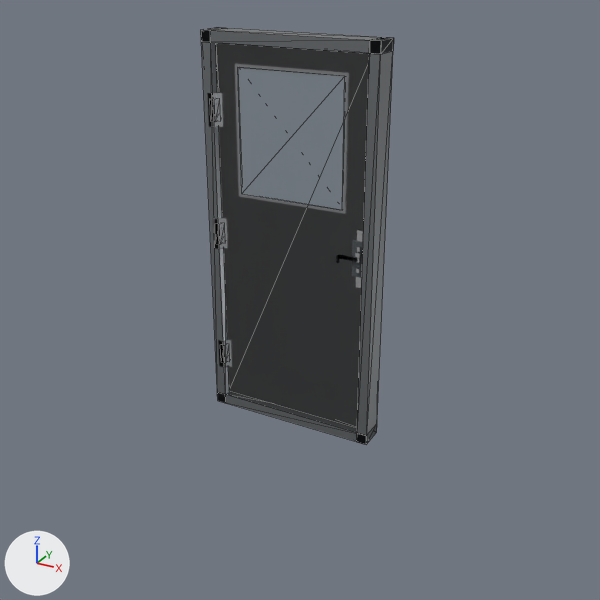
One commit to the glTF model scripts/steel_door.glb: the scene before it, then after it.
Before and after are seen from a 50 mm camera at (2.12, -3.79, 2.61) aimed at (0.09, -0.09, 0.76). The lights are fixed; the arrows at lower left show +X, +Y and +Z. The older version comes first. Mesh edges are drawn as thin lines on the coarser meshes. Where no turn or scale is listed for an object, it has been applied to the vertices. Vertices at exactly the same position are counted once.

The scene before the commit, as lines of its bpy script (objects in view):
```python
mat_steel_black = principled_material('Steel_Black')
mat_steel_black.base_color = (0.028, 0.028, 0.03)  # dark grey #2f2f30
mat_steel_black.metallic = 0.8
mat_steel_black.roughness = 0.32
me_door_frame = bpy.data.meshes.new('Door_Frame')
me_door_frame.from_pydata(...)  # 24 vertices, 48 faces; spans x -0.51..0.51, y -0.08..0.08, z -0.06..2.16
me_door_frame.materials.append(mat_steel_frame)  # grey #93979a
me_door_leaf_black = bpy.data.meshes.new('Door_Leaf_Black')
me_door_leaf_black.from_pydata(...)  # a box spanning x -0.45..0.45, y -0.03..0.05, z 0.01..2.09
me_door_leaf_black.materials.append(mat_steel_black)  # dark grey #2f2f30
me_glass_panel = bpy.data.meshes.new('Glass_Panel')
me_glass_panel.from_pydata(...)  # a box spanning x -0.31..0.31, y -0.041..-0.029, z 1.3..1.98
me_glass_panel.materials.append(mat_glass_clear)  # pale blue #d7e7f6
ob_door_frame = bpy.data.objects.new('Door_Frame', me_door_frame)
ob_door_frame.location = (0.0, 0.0, 0.0)
ob_door_leaf_black = bpy.data.objects.new('Door_Leaf_Black', me_door_leaf_black)
ob_door_leaf_black.location = (0.0, 0.0, 0.0)
ob_glass_panel = bpy.data.objects.new('Glass_Panel', me_glass_panel)
ob_glass_panel.location = (0.0, 0.0, 0.0)
# also in view: 'Glass_Frame' at (0.0, -0.03, 1.64)
```
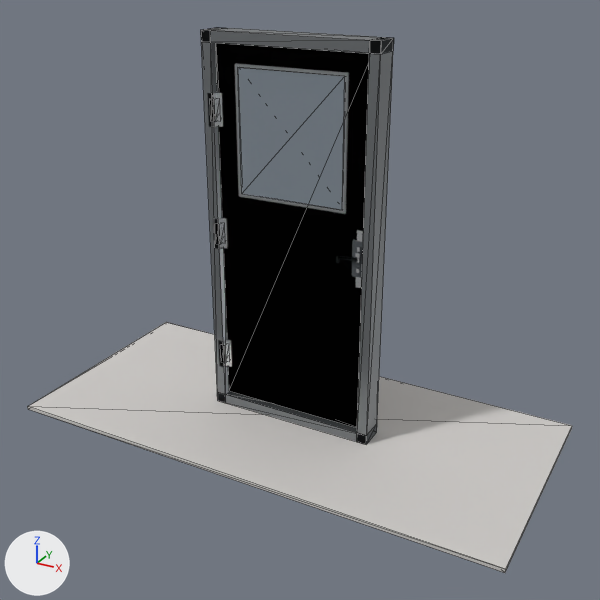
What changed in the scene script:
```text
Add img_image_0:
    img_image_0 = load_image('Image_0', '_unpacked/Image_0', 4, 4, 'Non-Color')
Change mat_steel_black:
    add n2 = _N.new('ShaderNodeNormalMap'); n2.name = 'Normal Map'
    add n2.uv_map = 'UVMap'
    add n3 = _N.new('ShaderNodeTexImage'); n3.name = 'Image Texture'
    add n3.image = img_image_0
    where n0 = _N.new('ShaderNodeBsdfPrincipled'); n0.name = 'Principled BSDF'
    add _L.new(n2.outputs[0], n0.inputs[5])  # 'Normal' to 'Normal'
    add _L.new(n3.outputs[0], n2.inputs[1])  # 'Color' to 'Color'
Add mat_concrete_floor:
    mat_concrete_floor = principled_material('Concrete_Floor')
    mat_concrete_floor.base_color = (0.62, 0.6, 0.58)  # light grey #cecbc8
    mat_concrete_floor.roughness = 0.9
Change me_door_leaf_black:
    where me_door_leaf_black.from_pydata(...)  # 8 vertices, 12 faces; spans x -0.45..0.45, y -0.03..0.05, z 0.01..2.09
    used by ob_door_leaf_black; location = (0.0, 0.0, 0.0)
    me_door_leaf_black part 1: texture (UV) coordinates changed
Add me_floor_plane:
    me_floor_plane.from_pydata(...)  # a box spanning x -1.5..1.5, y -0.7..0.7, z -0.08..-0.06
    me_floor_plane.materials.append(mat_concrete_floor)  # light grey #cecbc8
Add ob_floor_plane:
    ob_floor_plane = bpy.data.objects.new('Floor_Plane', me_floor_plane)
    ob_floor_plane.location = (0.0, 0.0, 0.0)
```

Location of each change, [x1, y1, x2, y2] in pixels of the pictures (600 x 600 px):
'Floor_Plane', added
    after: [28, 322, 572, 573]
'Door_Leaf_Black', surface changed (dark grey to black)
    both: [216, 43, 369, 427]
'Door_Leaf_White', unchanged, uncovered by the edit
    after: [216, 43, 369, 427]
